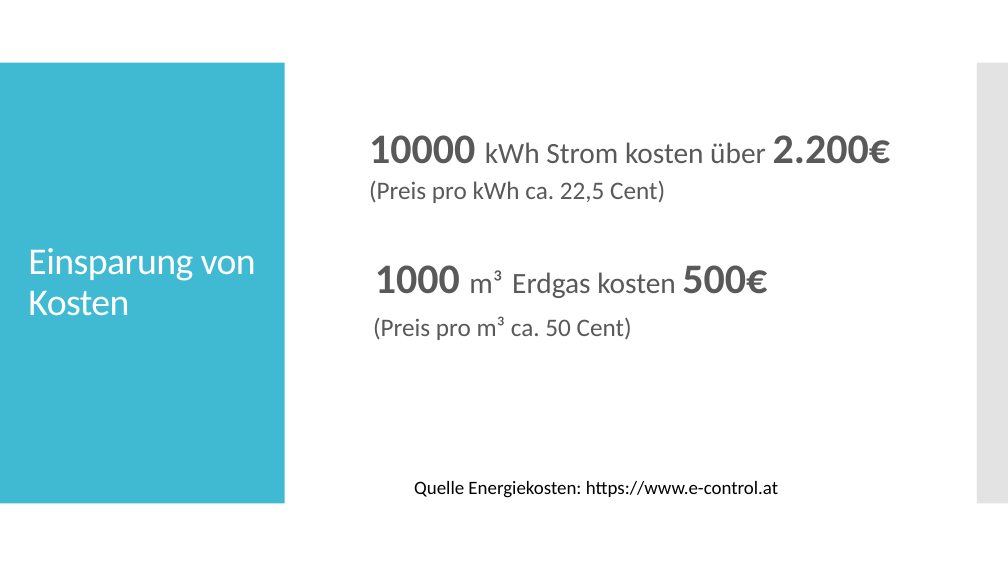
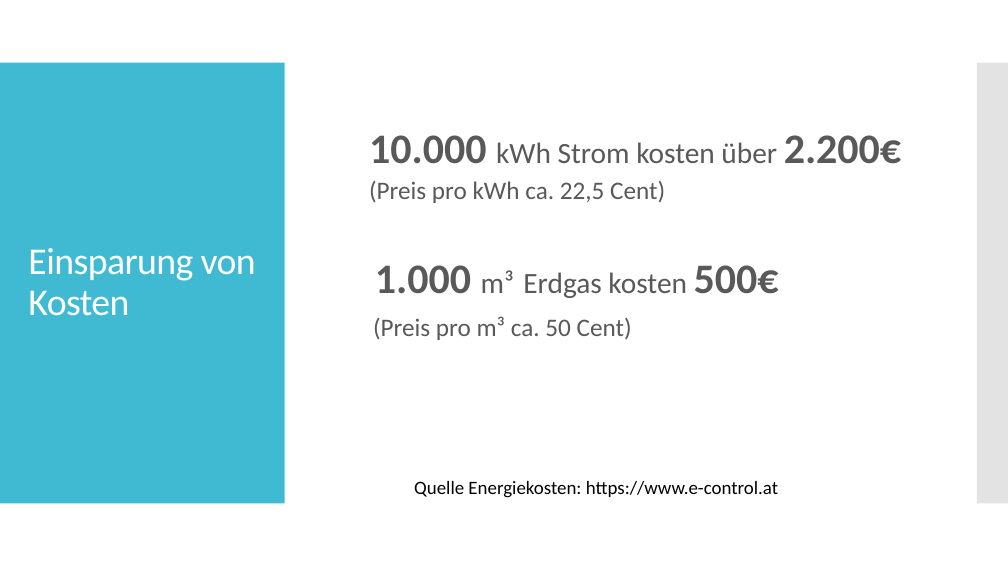
Before and after one commit to SebastianMandl/AEMS, a slide deck: slide 15 of Planung/Praesentationen/Praesentation_Leonding.pptx. Drawn at 1008x567 pixels with LibreOffice and Linux fonts; fonts in the diff are those of the drawing. Boxes give left, top, right and bottom in pixels: in the first picture for what was removed or moved away, otherwise in the second. Text is boxed around its words. In the diff, an @@ line names an element or a change of style, - is before the commit and + after.

```diff
--- a/Planung/Praesentationen/Praesentation_Leonding.pptx
+++ b/Planung/Praesentationen/Praesentation_Leonding.pptx
@@ text at [369,135,901,164]: text changed @@
-  10000 kWh Strom kosten über 2.200€
+  10.000 kWh Strom kosten über 2.200€
@@ text at [375,265,779,298]: text changed @@
-1000 m³ Erdgas kosten 500€
+1.000 m³ Erdgas kosten 500€
```
Also in this commit, not shown: 2 other slides changed, 2 other files.
